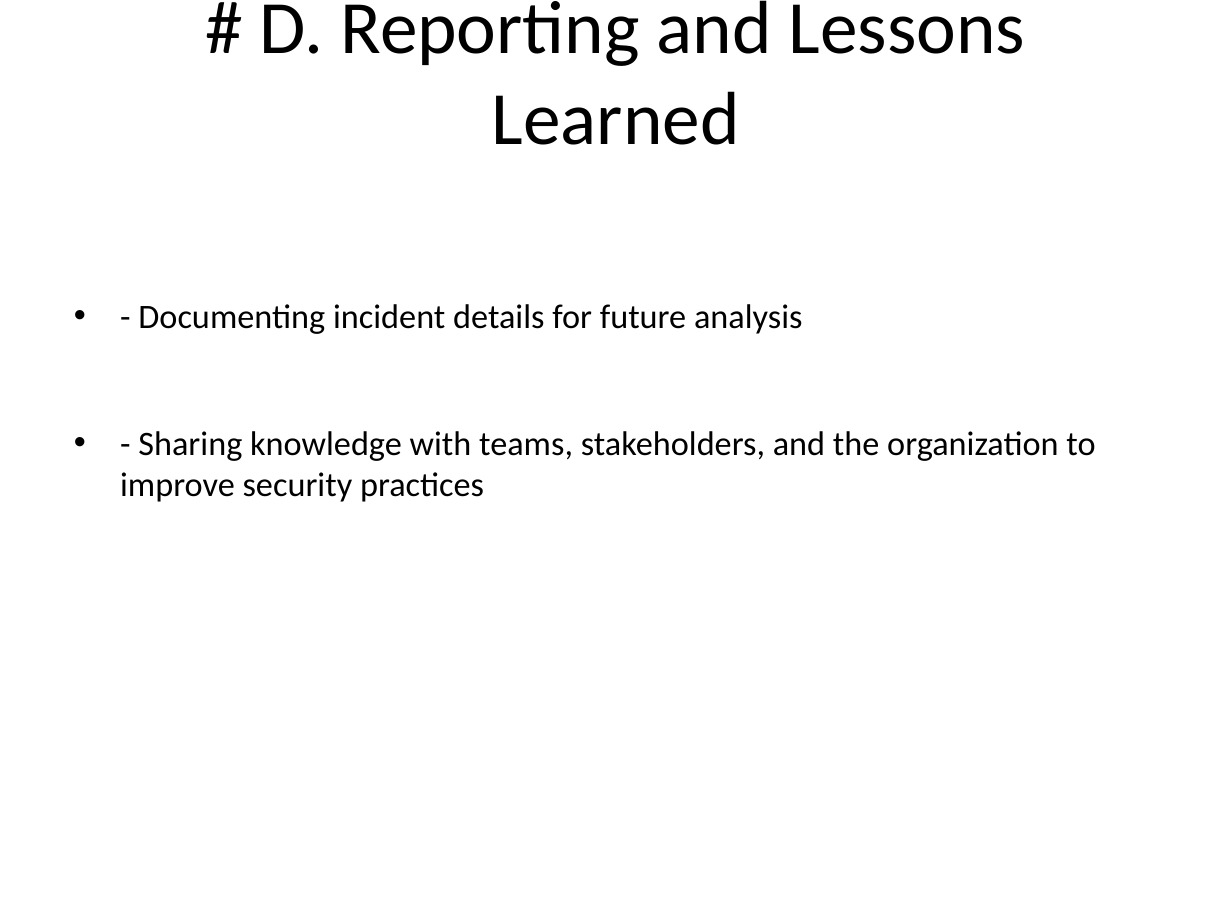
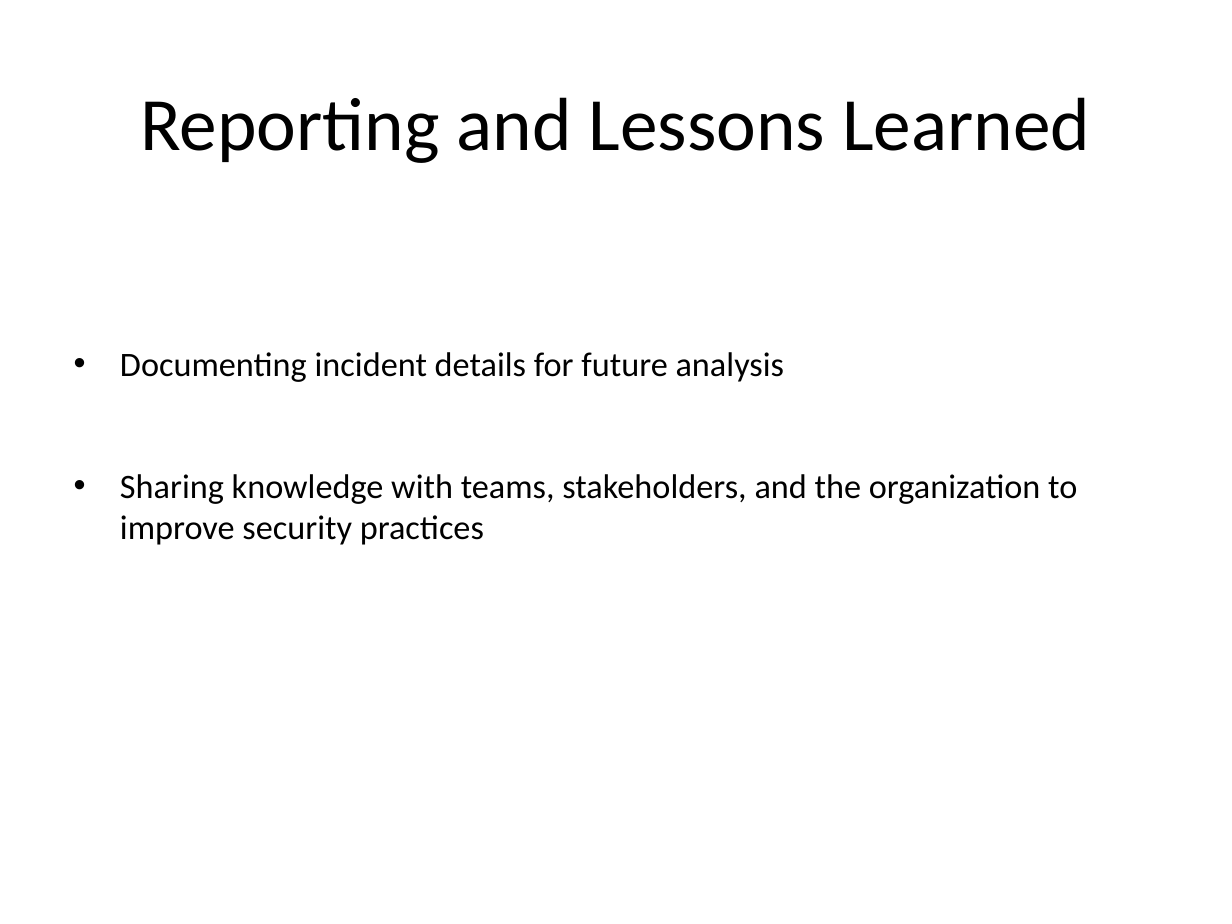
Before and after one commit to tal-training/secure-development, a slide deck: slide 30 of Day1/Introduction to Information Security/0-Introduction-to-Information-Security.md.pptx. Drawn at 1232x924 pixels with LibreOffice and Linux fonts; fonts in the diff are those of the drawing. Boxes give left, top, right and bottom in pixels: in the first picture for what was removed or moved away, otherwise in the second. Text is boxed around its words. In the diff, an @@ line names an element or a change of style, - is before the commit and + after.

```diff
--- a/Day1/Introduction to Information Security/0-Introduction-to-Information-Security.md.pptx
+++ b/Day1/Introduction to Information Security/0-Introduction-to-Information-Security.md.pptx
@@ title at (140, 97, 1090, 163): text changed @@
-# D. Reporting and Lessons Learned
+Reporting and Lessons Learned
@@ text at (120, 352, 1077, 545): text changed @@
-• - Documenting incident details for future analysis
-• - Sharing knowledge with teams, stakeholders, and the organization to improve security practices
+• Documenting incident details for future analysis
+• Sharing knowledge with teams, stakeholders, and the organization to improve security practices
```
Also in this commit, not shown: 28 other slides changed, 6 other files.
